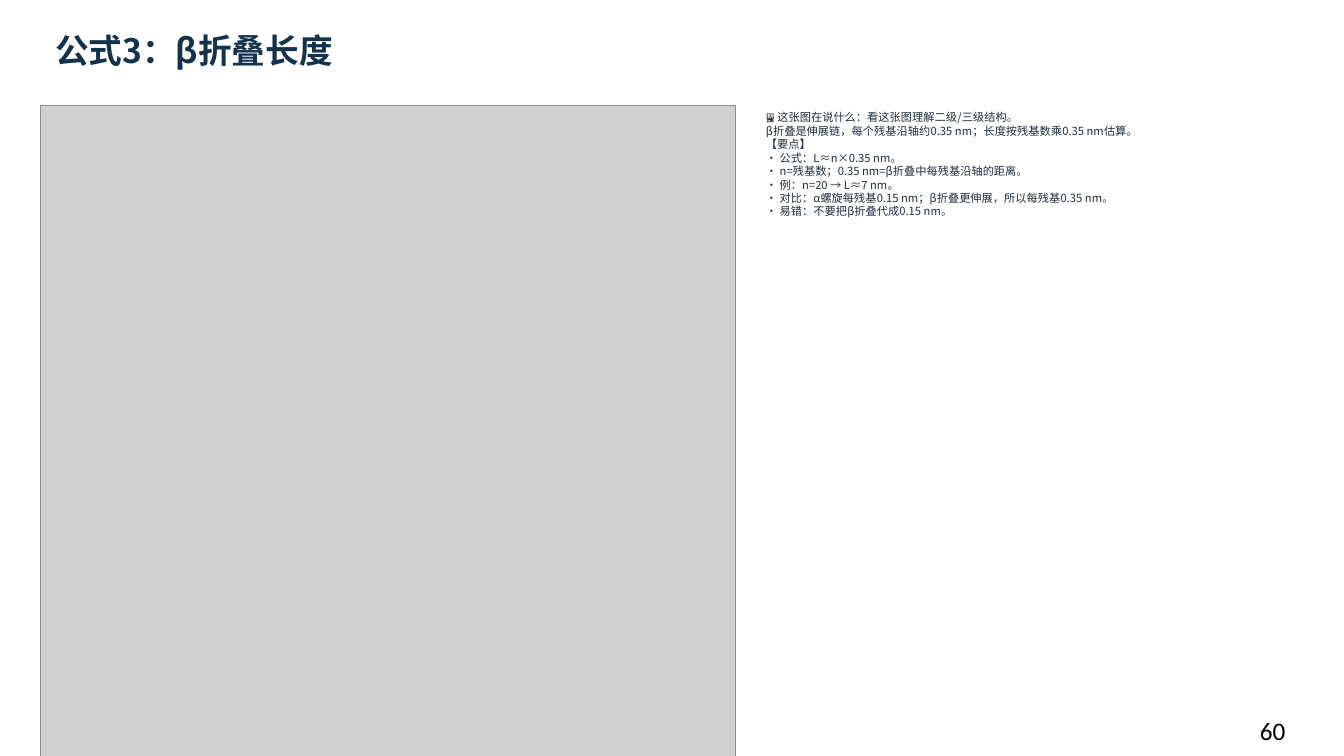
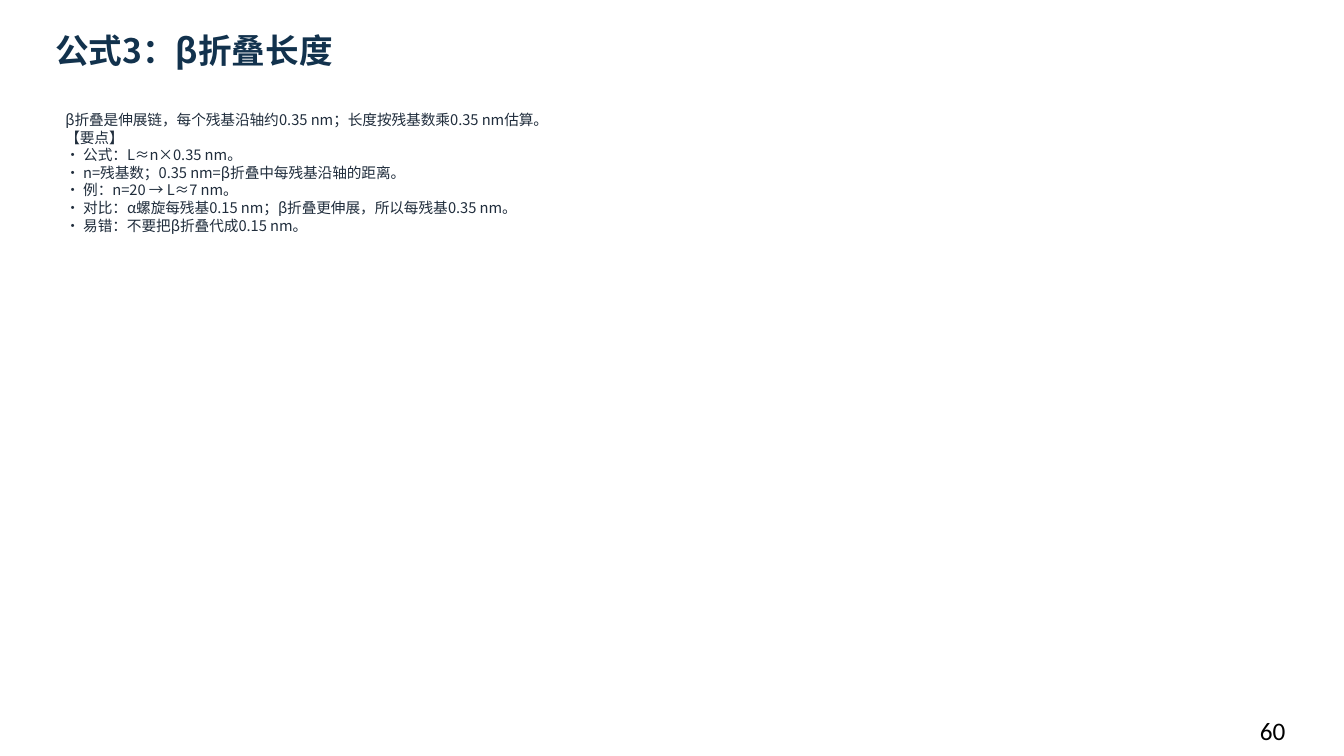
Before and after one commit to newkan-li/Biochemistry, a slide deck: slide 60 of downloads/bc03-ai-style.pptx. Drawn at 1344x756 pixels with LibreOffice and Linux fonts; fonts in the diff are those of the drawing; grey boxes stand for pictures. Boxes give left, top, right and bottom in pixels: in the first picture for what was removed or moved away, otherwise in the second. Text is boxed around its words. In the diff, an @@ line names an element or a change of style, - is before the commit and + after.

```diff
--- a/downloads/bc03-ai-style.pptx
+++ b/downloads/bc03-ai-style.pptx
@@ picture removed at (x1=40, y1=106, x2=736, y2=756) @@
@@ text at (x1=65, y1=112, x2=548, y2=234): text changed; size 8 to 10.5 pt @@
-🖼 这张图在说什么：看这张图理解二级/三级结构。
-β折叠是伸展链，每个残基沿轴约0.35 nm；长度按残基数乘0.35 nm估算。
-【要点】
-• 公式：L≈n×0.35 nm。
-• n=残基数；0.35 nm=β折叠中每残基沿轴的距离。
-• 例：n=20 → L≈7 nm。
-• 对比：α螺旋每残基0.15 nm；β折叠更伸展，所以每残基0.35 nm。
-• 易错：不要把β折叠代成0.15 nm。
+β折叠是伸展链，每个残基沿轴约0.35 nm；长度按残基数乘0.35 nm估算。
+【要点】
+• 公式：L≈n×0.35 nm。
+• n=残基数；0.35 nm=β折叠中每残基沿轴的距离。
+• 例：n=20 → L≈7 nm。
+• 对比：α螺旋每残基0.15 nm；β折叠更伸展，所以每残基0.35 nm。
+• 易错：不要把β折叠代成0.15 nm。
```
Also in this commit, not shown: 15 other slides changed, 21 other files.
